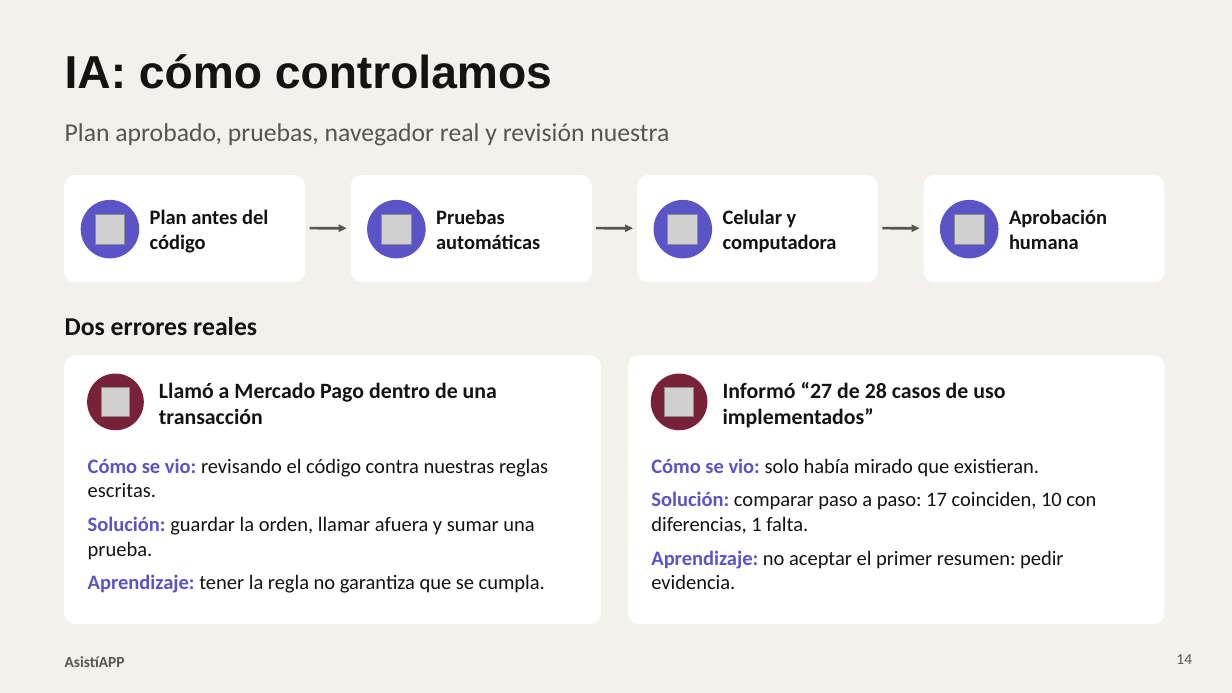
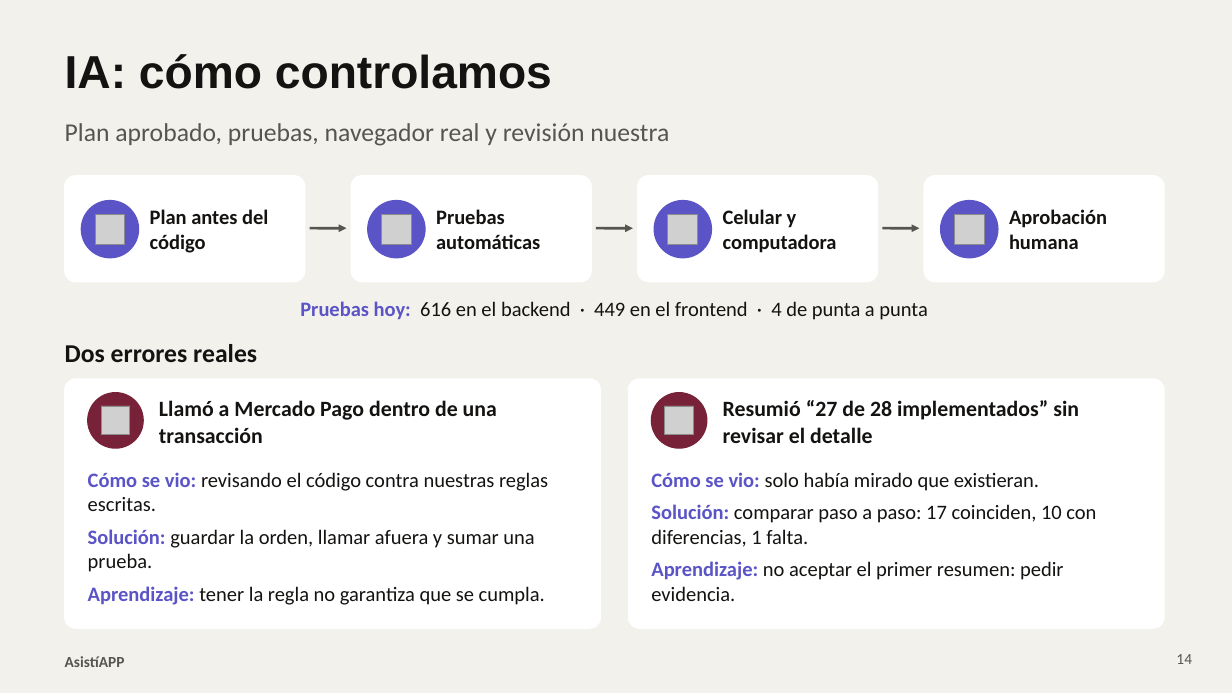
Before and after one commit to emisero8/proy_asistiapp, a slide deck: slide 14 of entrega-demo/presentacion.pptx. Drawn at 1232x693 pixels with LibreOffice and Linux fonts; fonts in the diff are those of the drawing; grey boxes stand for pictures. Boxes give left, top, right and bottom in pixels: in the first picture for what was removed or moved away, otherwise in the second. Text is boxed around its words. In the diff, an @@ line names an element or a change of style, - is before the commit and + after.

Commit message:
docs: presentación con capturas de la app y respaldo de la demo
Capturas en la diapositiva de la solución y seis diapositivas de respaldo (19 a 24), se aclara la cifra
de casos de uso, las pruebas quedan a la vista (616 en el backend) y se actualizan guion y machete.

```diff
--- a/entrega-demo/presentacion.pptx
+++ b/entrega-demo/presentacion.pptx
@@ text added at <box>300,301,928,320</box>, 16 pt, text #141311 @@
+Pruebas hoy: 616 en el backend · 449 en el frontend · 4 de punta a punta
@@ text "Dos errores reales": place and size @@
-text "Dos errores reales" at <box>65,317,257,335</box>
+text "Dos errores reales" at <box>65,344,257,362</box>
@@ rounded rectangle: place and size @@
-rounded rectangle at <box>65,356,601,624</box>
+rounded rectangle at <box>65,379,601,628</box>
@@ rounded rectangle at <box>65,379,601,628</box>: proportions changed @@
@@ rounded rectangle at <box>628,379,1165,628</box>: proportions changed @@
@@ rounded rectangle: place and size @@
-rounded rectangle at <box>628,356,1165,624</box>
+rounded rectangle at <box>628,379,1165,628</box>
@@ 2 pictures, 2 ellipses, 1 text: place and size @@
-2 pictures, 2 ellipses, 1 text at <box>88,374,707,430</box>
+2 pictures, 2 ellipses, 1 text at <box>88,393,707,448</box>
@@ text at <box>723,400,1079,443</box>: text changed @@
-Informó “27 de 28 casos de uso implementados”
+Resumió “27 de 28 implementados” sin revisar el detalle
@@ text "Cómo se vio: revisando el ...": place and size @@
-text "Cómo se vio: revisando el ..." at <box>88,458,548,593</box>
+text "Cómo se vio: revisando el ..." at <box>88,472,548,605</box>
@@ text "Cómo se vio: revisando el ..." at <box>88,472,548,605</box>: less space between paragraphs @@
@@ text "Cómo se vio: solo había ..." at <box>651,472,1096,601</box>: less space between paragraphs @@
@@ text "Cómo se vio: solo había ...": place and size @@
-text "Cómo se vio: solo había ..." at <box>651,458,1096,589</box>
+text "Cómo se vio: solo había ..." at <box>651,472,1096,601</box>
```
Also in this commit, not shown: 2 other slides changed, 6 slides added, 6 other files.
